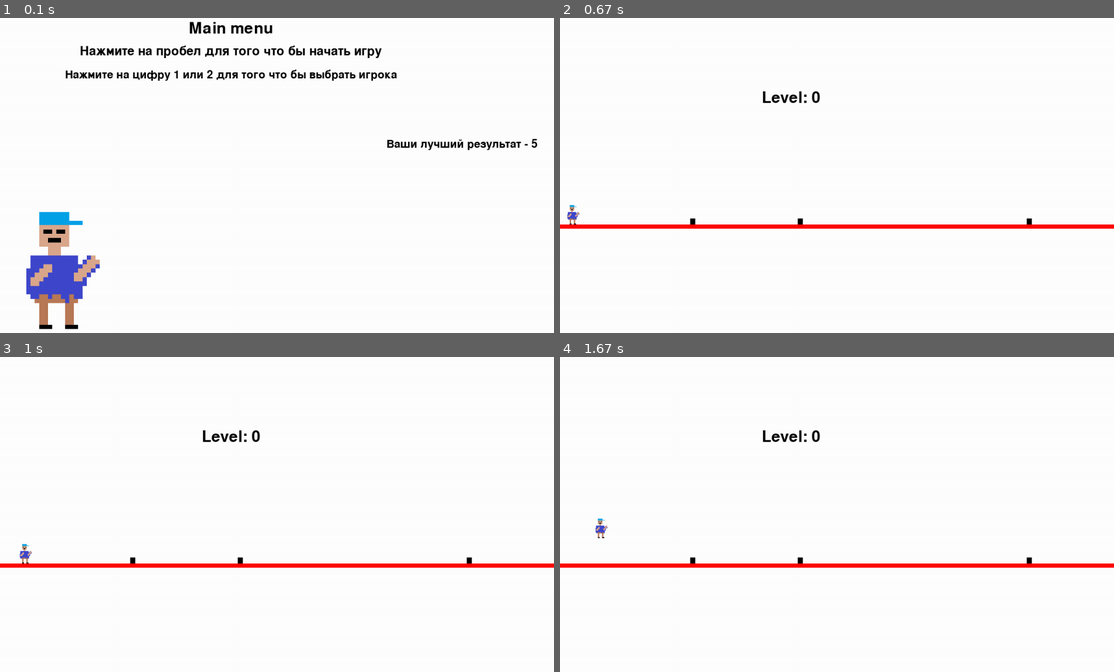
Above: before the commit, frames 1-4 (two rows, left to right).
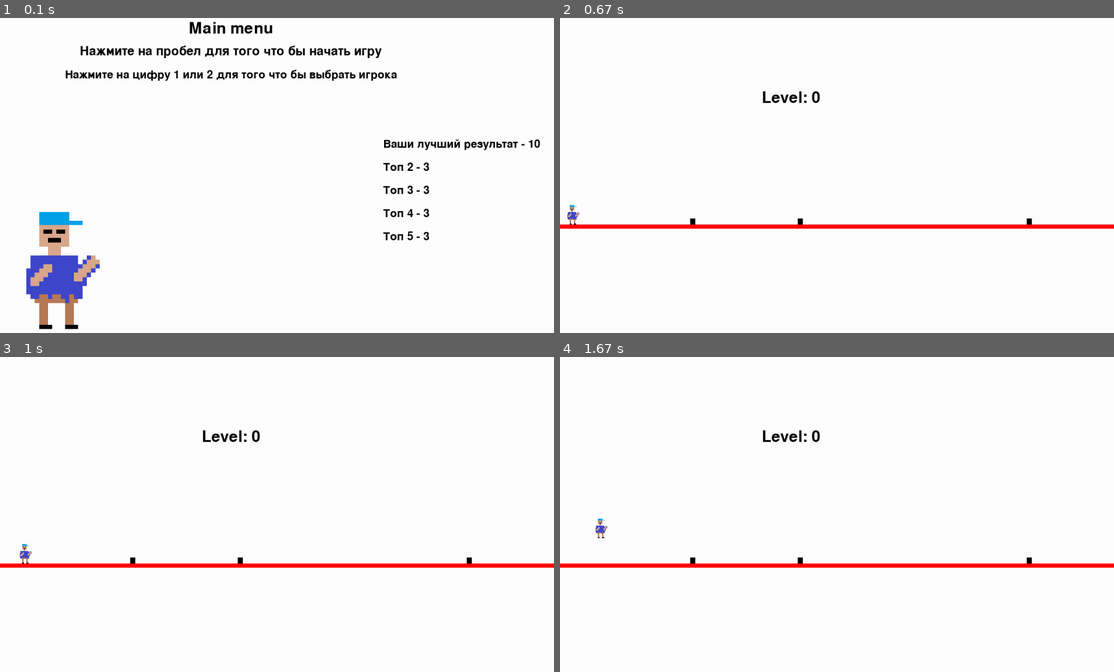
Above: after the commit, the same moments.

Repository: Alex5200/PygameJumpmen
Game: pygame game, started from main.py
The game is run twice, just before and just after one commit, with the same random seed, the same clock (stepped at 60 frames per second) and the same inputs.
Inputs:
- Up to frame 1 (0.1 s): no input
- Up to frame 2 (0.67 s): tap Space at 0.33 s
- Up to frame 3 (1 s): hold D from 0.67 s (still down); tap Space at 0.73 s
- Up to frame 4 (1.67 s): tap Space at 1.03, 1.23, 1.57 s; release D at 1.13 s; hold W 1.17-1.47 s; hold D from 1.5 s (still down)

The runs differ from the first frame. In frame 1, 0.8% of the frame differs, in the area x 69-98%, y 38-71%; in frame 2, nothing differs; in frame 3, nothing differs; in frame 4, nothing differs.

Commit message:
Add comment

Diff:
--- a/WorkDatabase.py
+++ b/WorkDatabase.py
@@ -4,7 +4,7 @@
 
 class Database:
     def __init__(self):
-        with sqlite3.connect('DataBase/scorePlayer.db') as db:
+        with sqlite3.connect('./DataBase/scorePlayer.db') as db:
             self.Cursos = db.cursor()
             try:
                 self.Cursos.execute("CREATE TABLE players(id, time, score)")
@@ -12,17 +12,20 @@
                 print("err create dataBase")
 
     def input_data(self, scores):
-        result = time.localtime()
-        value = [
-            (result.tm_min, scores)
-        ]
-        self.Cursos.executemany("INSERT INTO players(time, score) VALUES(?, ?)", value)
+        with sqlite3.connect('./DataBase/scorePlayer.db') as db:
+            Cursos = db.cursor()
+
+            result = time.localtime()
+            value = [
+                (result.tm_min, scores)
+            ]
+            print(value)
+            Cursos.executemany("INSERT INTO players(time, score) VALUES(?, ?)", value)
 
     def output_data(self):
         self.Cursos.execute(f"SELECT score FROM players")
         arrFatching = []
         fetchAll = self.Cursos.fetchall()
         for el in fetchAll:
-            print(el[0])
             arrFatching.append(int(el[0]))
         return sorted(arrFatching, reverse=True)
--- a/main.py
+++ b/main.py
@@ -52,28 +52,37 @@
     jump_player_press = 420
     while True:
 
+        # Передовать экран, текущю позицию, прыжок игрока, текущий скин
         player = Player(screen, position_player, jump_player, player_skin)
+        # Отдельная переменная текущей позиции игрока
         player_coordinate_x = player.cordinateX()
 
-        start_position_y = (jump_player + 43) >= 520
-        print("J:" + str(jump_player + 41.8) + " state " + str(start_position_y))
+        # Прировнять текущую позицию с позицией препядствия
+        start_position_y = (jump_player + 45) >= 520
 
-        if player_coordinate_x == random_obstacle_1 \
-                or player_coordinate_x == random_obstacle_2  \
-                or player_coordinate_x == random_obstacle_3  \
-                and start_position_y:
+        # Логика столкновения с препядствием
+        if player_coordinate_x == random_obstacle_1 and start_position_y:
             end_game(scoregame)
             close_main_menu = False
             scoregame = 0
             position_player = 0
-            print("O1 " + str(random_obstacle_1) + " O2 " + str(random_obstacle_2) + " O3 " + str(random_obstacle_3))
-            print("X:" + str(player_coordinate_x))
+        elif player_coordinate_x == random_obstacle_2 and start_position_y:
+            end_game(scoregame)
+            close_main_menu = False
+            scoregame = 0
+            position_player = 0
+        elif player_coordinate_x == random_obstacle_3 and start_position_y:
+            end_game(scoregame)
+            close_main_menu = False
+            scoregame = 0
+            position_player = 0
 
 
-
+        # Логика прыжка персонажа
         if 420 <= jump_player <= 478:
             jump_player += 0.25
 
+        # Обработчик ивентов клавиатуры
         for event in pygame.event.get():
             if event.type == pygame.KEYDOWN:
                 if event.key == pygame.K_SPACE:
@@ -96,6 +105,7 @@
             if event.type == pygame.QUIT:
                 sys.exit()
 
+        # Обображение начального экрана
         if not close_main_menu:
             menus.output(screen)
 
@@ -108,13 +118,14 @@
             else:
                 position_player += 0.7
 
+            # Если персонаж зашел за карту будут созданы новые обьекты и персонаж перенесен в начальную точку
             if position_player >= W:
                 scoregame += 1
                 position_player = 0
                 random_obstacle_1 = random_object(100, 400)
                 random_obstacle_2 = random_object(500, 800)
                 random_obstacle_3 = random_object(1000, 1200)
-
+            # Отображение препядствий
             draw_line_obstacle(random_obstacle_1, random_obstacle_2, random_obstacle_3)
 
         player.output(close_main_menu)
--- a/menu.py
+++ b/menu.py
@@ -19,16 +19,30 @@
         self.text2 = self.font2.render('Нажмите на пробел для того что бы начать игру', True, (0, 0, 0))
         self.text3 = self.font3.render('Нажмите на цифру 1 или 2 для того что бы выбрать игрока', True, (0, 0, 0))
         self.text4 = self.font3.render('Ваши лучший результат - ' + str(self.maxScore[0]), True, (0, 0, 0))
+        self.text5 = self.font3.render('Топ 2 - ' + str(self.maxScore[2]), True, (0, 0, 0))
+        self.text6 = self.font3.render('Топ 3 - ' + str(self.maxScore[2]), True, (0, 0, 0))
+        self.text7 = self.font3.render('Топ 4 - ' + str(self.maxScore[2]), True, (0, 0, 0))
+        self.text8 = self.font3.render('Топ 5 - ' + str(self.maxScore[2]), True, (0, 0, 0))
 
         self.textRect1 = self.text1.get_rect()
         self.textRect2 = self.text2.get_rect()
         self.textRect3 = self.text3.get_rect()
         self.textRect4 = self.text4.get_rect()
+        self.textRect5 = self.text4.get_rect()
+        self.textRect6 = self.text4.get_rect()
+        self.textRect7 = self.text4.get_rect()
+        self.textRect8 = self.text4.get_rect()
+
 
         self.textRect1.center = (500, 100)
         self.textRect2.center = (500, 150)
         self.textRect3.center = (500, 200)
         self.textRect4.center = (1000, 350)
+        self.textRect5.center = (1000, 400)
+        self.textRect6.center = (1000, 450)
+        self.textRect7.center = (1000, 500)
+        self.textRect8.center = (1000, 550)
+
 
 
     def output(self, screen):
@@ -36,3 +50,7 @@
         screen.blit(self.text2, self.textRect2)
         screen.blit(self.text3, self.textRect3)
         screen.blit(self.text4, self.textRect4)
+        screen.blit(self.text5, self.textRect5)
+        screen.blit(self.text6, self.textRect6)
+        screen.blit(self.text7, self.textRect7)
+        screen.blit(self.text8, self.textRect8)
Binary file changed: DataBase/scorePlayer.db
